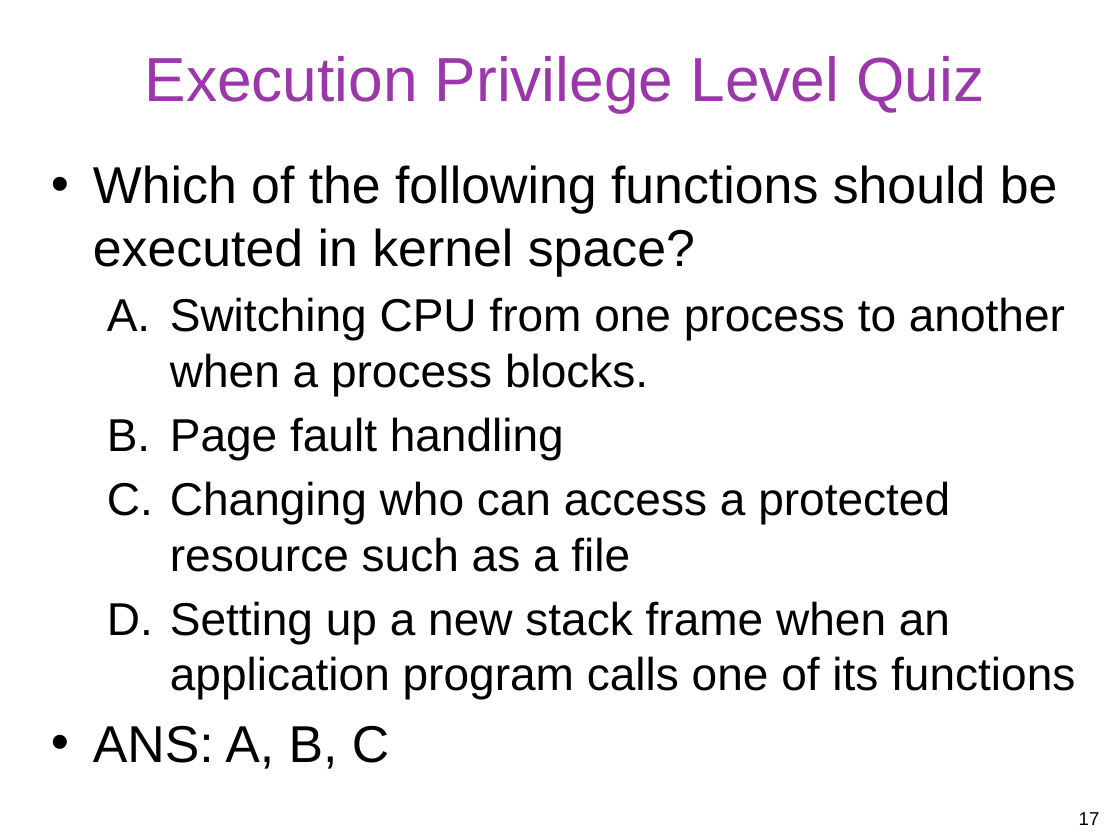
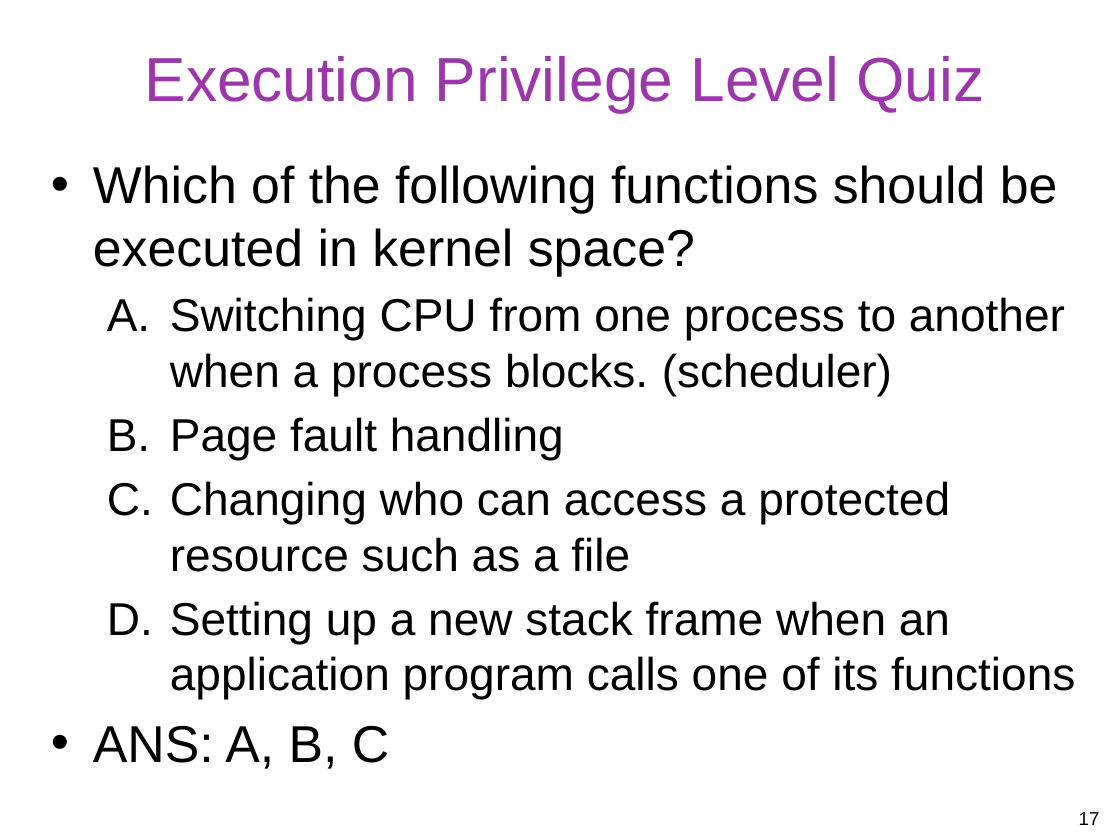
Before and after one commit to gulaoshi/gu.github.io, a slide deck: slide 17 of InfoSec/PPTs/L12-CH12-OS Security.pptx. Drawn at 1120x840 pixels with LibreOffice and Linux fonts; fonts in the diff are those of the drawing. Boxes give left, top, right and bottom in pixels: in the first picture for what was removed or moved away, otherwise in the second. Text is boxed around its words. In the diff, an @@ line names an element or a change of style, - is before the commit and + after.

```diff
--- a/InfoSec/PPTs/L12-CH12-OS Security.pptx
+++ b/InfoSec/PPTs/L12-CH12-OS Security.pptx
@@ text at [170, 297, 1065, 395]: text changed @@
-  A. Switching CPU from one process to another when a process blocks.
+  A. Switching CPU from one process to another when a process blocks. (scheduler)
```
Also in this commit, not shown: 4 other slides changed, 1 other file.
